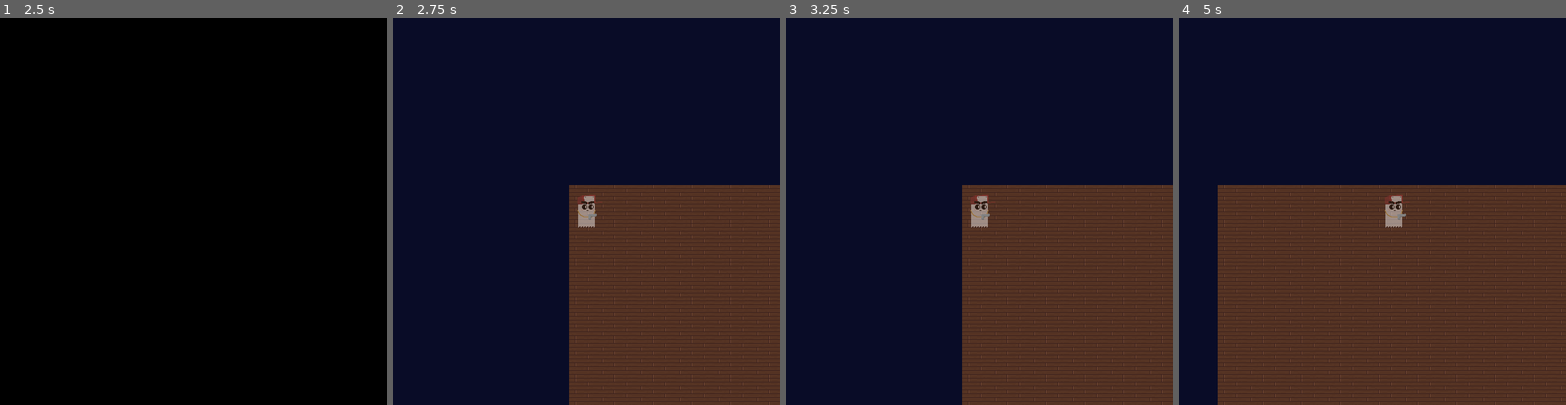
Above: before the commit, frames 1-4 (left to right).
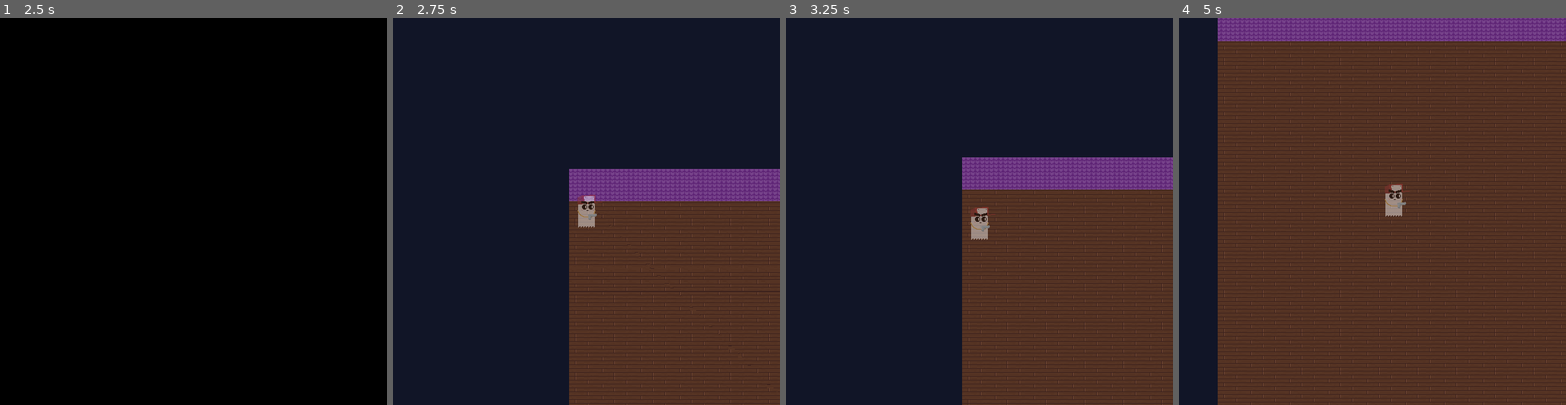
Above: after the commit, the same moments.

Repository: ljhs-games/the-shadow-puppet
Game: Godot game, scene res://TitleScreen.tscn
The game is run twice, just before and just after one commit, with the same random seed, the same clock (stepped at 60 frames per second) and the same inputs.
Inputs:
- Up to frame 1 (2.5 s): click "Play" at 0.5 s; click "Play" at 1.25 s; hold D (g_right) from 2.03 s (still down)
- Up to frame 2 (2.75 s): keep holding D (g_right)
- Up to frame 3 (3.25 s): release D (g_right) at 2.78 s; hold S (g_down, bound only after the commit) from 2.78 s (still down)
- Up to frame 4 (5 s): release S (g_down, bound only after the commit) at 3.53 s; hold D (g_right) 3.53-4.28 s; hold W (g_up, bound only after the commit) from 4.28 s (still down)

Frame 1 is identical in both runs. In frame 2, 12% of the frame differs, in the area x 45-100%, y 39-100%; in frame 3, 13%; in frame 4, 57%, in the area x 10-100%, y 0-100%.

Commit message:
Add bouncing off of house walls

Diff:
--- a/src/Game.tscn
+++ b/src/Game.tscn
@@ -1,8 +1,9 @@
-[gd_scene load_steps=6 format=2]
+[gd_scene load_steps=9 format=2]
 
 [ext_resource path="res://rain-and-thunder.ogg" type="AudioStream" id=1]
 [ext_resource path="res://Wooden_Tile.png" type="Texture" id=2]
-[ext_resource path="res://GangstaGhost.tscn" type="PackedScene" id=3]
+[ext_resource path="res://Roof.png" type="Texture" id=3]
+[ext_resource path="res://GangstaGhost.tscn" type="PackedScene" id=4]
 
 [sub_resource type="Environment" id=2]
 ambient_light_color = Color( 1, 1, 1, 1 )
@@ -20,7 +21,7 @@
 "times": PoolRealArray( 0, 9.1, 9.3, 9.6, 10.6, 11.5, 11.9, 12.4 ),
 "transitions": PoolRealArray( 1, 5.09824, 5.09824, 5.27803, 6.06286, 5.09824, 5.09824, 5.09824 ),
 "update": 0,
-"values": [ Color( 0, 0, 0, 1 ), Color( 0, 0, 0, 1 ), Color( 0.392157, 0.392157, 0.392157, 1 ), Color( 1, 1, 1, 1 ), Color( 0, 0, 0, 1 ), Color( 0, 0, 0, 1 ), Color( 1, 1, 1, 1 ), Color( 0, 0, 0, 1 ) ]
+"values": [ Color( 1, 1, 1, 0 ), Color( 1, 1, 1, 0 ), Color( 0.392157, 0.392157, 0.392157, 1 ), Color( 1, 1, 1, 1 ), Color( 1, 1, 1, 0 ), Color( 1, 1, 1, 0 ), Color( 1, 1, 1, 1 ), Color( 1, 1, 1, 0 ) ]
 }
 tracks/1/type = "audio"
 tracks/1/path = NodePath("WeatherAnimation/ThunderPlayer")
@@ -37,18 +38,18 @@
 "times": PoolRealArray( 0 )
 }
 
+[sub_resource type="SegmentShape2D" id=3]
+b = Vector2( 600, 0 )
+
+[sub_resource type="SegmentShape2D" id=4]
+b = Vector2( 0, 600 )
+
 [node name="Game" type="WorldEnvironment"]
 environment = SubResource( 2 )
 
-[node name="SkyColorRect" type="ColorRect" parent="."]
-margin_left = -950.0
-margin_top = -530.0
-margin_right = 1600.0
-margin_bottom = 600.0
-color = Color( 0.0352941, 0.0470588, 0.152941, 1 )
-
 [node name="WeatherAnimation" type="AnimationPlayer" parent="."]
 editor/display_folded = true
+autoplay = "ThunderAnimation"
 anims/ThunderAnimation = SubResource( 1 )
 
 [node name="ThunderPlayer" type="AudioStreamPlayer" parent="WeatherAnimation"]
@@ -57,17 +58,66 @@
 [node name="BackgroundGUI" type="CanvasLayer" parent="."]
 layer = -1
 
+[node name="SkyRect" type="ColorRect" parent="BackgroundGUI"]
+margin_left = -1080.0
+margin_top = -730.0
+margin_right = 1700.0
+margin_bottom = 600.0
+color = Color( 0.0666667, 0.0823529, 0.152941, 1 )
+
 [node name="LightningRect" type="ColorRect" parent="BackgroundGUI"]
 anchor_right = 1.0
 anchor_bottom = 1.0
-color = Color( 0, 0, 0, 1 )
+margin_left = -790.0
+margin_top = -750.0
+margin_right = 1090.0
+color = Color( 0, 0, 0, 0 )
 
-[node name="WoodenTile" type="Sprite" parent="."]
+[node name="House" type="Node2D" parent="."]
+
+[node name="Walls" type="Node2D" parent="House"]
+
+[node name="Roof" type="StaticBody2D" parent="House/Walls"]
+editor/display_folded = true
+position = Vector2( 0, -10 )
+
+[node name="CollisionShape2D" type="CollisionShape2D" parent="House/Walls/Roof"]
+shape = SubResource( 3 )
+
+[node name="Floor" type="StaticBody2D" parent="House/Walls"]
+editor/display_folded = true
+position = Vector2( 0, 600 )
+
+[node name="CollisionShape2D" type="CollisionShape2D" parent="House/Walls/Floor"]
+shape = SubResource( 3 )
+
+[node name="LeftWall" type="StaticBody2D" parent="House/Walls"]
+editor/display_folded = true
+
+[node name="CollisionShape2D" type="CollisionShape2D" parent="House/Walls/LeftWall"]
+shape = SubResource( 4 )
+
+[node name="RightWall" type="StaticBody2D" parent="House/Walls"]
+editor/display_folded = true
+position = Vector2( 600, 0 )
+
+[node name="CollisionShape2D" type="CollisionShape2D" parent="House/Walls/RightWall"]
+shape = SubResource( 4 )
+
+[node name="WoodenTile" type="Sprite" parent="House"]
 modulate = Color( 0.635294, 0.635294, 0.635294, 1 )
+position = Vector2( 0, -2.88747 )
 texture = ExtResource( 2 )
 centered = false
 region_enabled = true
 region_rect = Rect2( 0, 0, 600, 600 )
 
-[node name="GangstaGhost" parent="." instance=ExtResource( 3 )]
+[node name="HouseRoof" type="Sprite" parent="House"]
+position = Vector2( 300, 0 )
+scale = Vector2( 1.2, 1 )
+texture = ExtResource( 3 )
+region_enabled = true
+region_rect = Rect2( 0, 0, 500, 50 )
+
+[node name="GangstaGhost" parent="." instance=ExtResource( 4 )]
 position = Vector2( 27.075, 40.6125 )
--- a/src/GangstaGhost.gd
+++ b/src/GangstaGhost.gd
@@ -1,24 +1,29 @@
-extends Area2D
+extends KinematicBody2D
 
 export var max_velocity = 600.0
 export var move_accel = 350.0
 export var move_dampening = 150.0
+export var bounce_amount = 0.8
 
 var accel = Vector2()
 var velocity = Vector2()
 var go_right = 0
 var go_left = 0
+var go_up = 0
+var go_down = 0
 
 func _ready():
 	move_accel += move_dampening
 
 func _physics_process(delta):
-	accel = Vector2(get_direction_constant(), 0)*move_accel
+	accel = get_direction_vector()*move_accel
 	velocity += accel*delta
 	velocity = vector_clamp(velocity, -max_velocity, max_velocity)
 	velocity = reduce_vector(velocity, move_dampening*delta)
 #	print("stats: ", global_position, " | ", velocity, " | ", accel)
-	global_position += velocity*delta
+	var collision_information: KinematicCollision2D = move_and_collide(velocity*delta)
+	if collision_information != null:
+		velocity = velocity.bounce(collision_information.normal)*bounce_amount
 
 func vector_clamp(in_vec: Vector2, clamp_min: float, clamp_max: float) -> Vector2:
 	in_vec.x = clamp(in_vec.x, clamp_min, clamp_max)
@@ -35,8 +40,11 @@
 		return 0.0
 	return in_val - (amount*sign(in_val))
 
-func get_direction_constant() -> int:
-	return go_right + -go_left
+#func get_direction_constant() -> int:
+#	return go_right + -go_left
+
+func get_direction_vector() -> Vector2:
+	return Vector2(go_right + -go_left, go_down + -go_up)
 
 func _input(event):
 	if event.is_action_pressed("g_right"):
@@ -51,3 +59,11 @@
 		$Gun.scale.x = -1
 	elif event.is_action_released("g_left"):
 		go_left = 0
+	elif event.is_action_pressed("g_up"):
+		go_up = 1
+	elif event.is_action_released("g_up"):
+		go_up = 0
+	elif event.is_action_pressed("g_down"):
+		go_down = 1
+	elif event.is_action_released("g_down"):
+		go_down = 0
--- a/src/GangstaGhost.tscn
+++ b/src/GangstaGhost.tscn
@@ -42,7 +42,7 @@
 "values": [ Vector2( 9.89, 6.04 ), Vector2( 5.17, 6.04 ), Vector2( 9.89, 6.04 ) ]
 }
 
-[node name="GangstaGhost" type="Area2D"]
+[node name="GangstaGhost" type="KinematicBody2D"]
 script = ExtResource( 1 )
 
 [node name="Sprite" type="Sprite" parent="."]
@@ -69,5 +69,3 @@
 [node name="Camera2D" type="Camera2D" parent="."]
 current = true
 smoothing_enabled = true
-
-[node name="RayCast2D" type="RayCast2D" parent="."]
--- a/src/project.godot
+++ b/src/project.godot
@@ -62,6 +62,18 @@
 , Object(InputEventKey,"resource_local_to_scene":false,"resource_name":"","device":0,"alt":false,"shift":false,"control":false,"meta":false,"command":false,"pressed":false,"scancode":16777231,"unicode":0,"echo":false,"script":null)
  ]
 }
+g_up={
+"deadzone": 0.5,
+"events": [ Object(InputEventKey,"resource_local_to_scene":false,"resource_name":"","device":0,"alt":false,"shift":false,"control":false,"meta":false,"command":false,"pressed":false,"scancode":87,"unicode":0,"echo":false,"script":null)
+, Object(InputEventKey,"resource_local_to_scene":false,"resource_name":"","device":0,"alt":false,"shift":false,"control":false,"meta":false,"command":false,"pressed":false,"scancode":16777232,"unicode":0,"echo":false,"script":null)
+ ]
+}
+g_down={
+"deadzone": 0.5,
+"events": [ Object(InputEventKey,"resource_local_to_scene":false,"resource_name":"","device":0,"alt":false,"shift":false,"control":false,"meta":false,"command":false,"pressed":false,"scancode":83,"unicode":0,"echo":false,"script":null)
+, Object(InputEventKey,"resource_local_to_scene":false,"resource_name":"","device":0,"alt":false,"shift":false,"control":false,"meta":false,"command":false,"pressed":false,"scancode":16777234,"unicode":0,"echo":false,"script":null)
+ ]
+}
 
 [rendering]
 
Binary file added: src/Roof.png
Not shown, added: src/Roof.png.import
